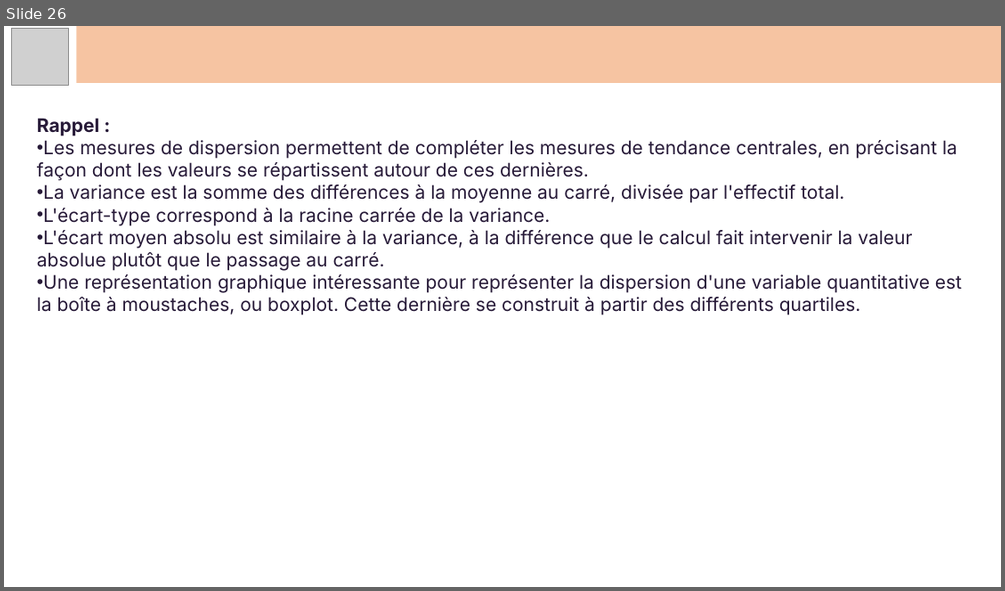
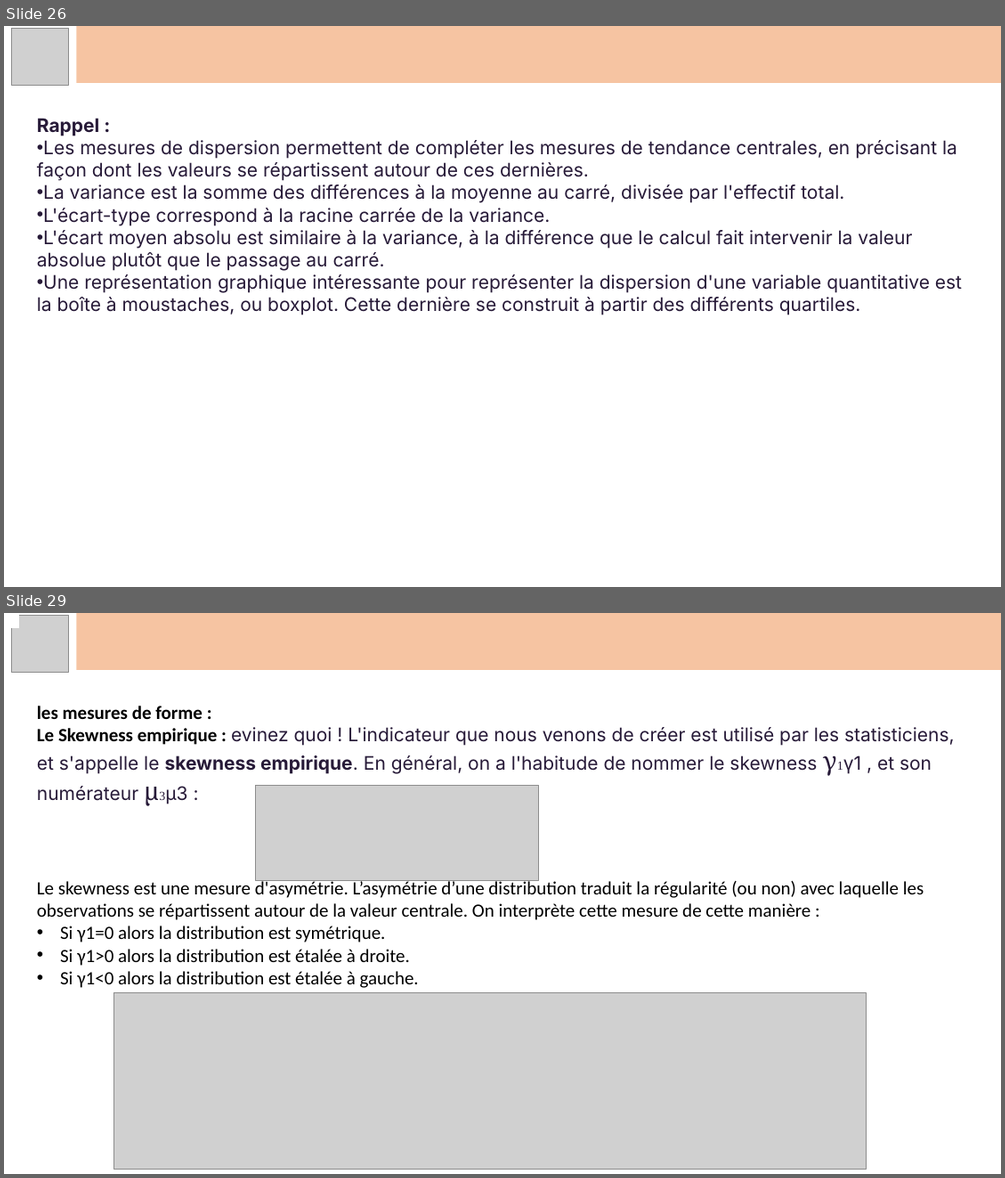
Before and after one commit to Koraiche/Artificial_Intelligence, a slide deck: Docs/Courses/Data Science/Data Analysis/Statistiques.pptx. Shown one above the other, each under a label of ours: slide 26 before the commit, slides 26 and 29 after it; the slides between them are not shown. The pictures are 1005x591 and 1005x1178 pixels, drawn with LibreOffice and Linux fonts; fonts in the diff are those of the drawing; grey boxes stand for pictures. Boxes give left, top, right and bottom in pixels: in the first picture for what was removed or moved away, otherwise in the second. Text is boxed around its words. In the diff, an @@ line names an element or a change of style, - is before the commit and + after.

```diff
--- a/Docs/Courses/Data Science/Data Analysis/Statistiques.pptx
+++ b/Docs/Courses/Data Science/Data Analysis/Statistiques.pptx
@@ slide 29 added at <box>4,613,1001,1174</box>, background #FFFFFF @@
@@ rectangle added at <box>4,613,19,628</box>, fill #FFFFFF @@
@@ picture added at <box>11,616,68,672</box> @@
@@ rectangle added at <box>77,613,1001,670</box>, fill #F4B183 at 75% opacity @@
@@ text added at <box>37,706,955,801</box>, 18 pt, text #271A38 @@
+les mesures de forme :
+Le Skewness empirique : evinez quoi ! L'indicateur que nous venons de créer est utilisé par les statisticiens, et s'appelle le skewness empirique. En général, on a l'habitude de nommer le skewness γ1γ1 , et son numérateur μ3μ3 :
@@ picture added at <box>255,786,539,881</box> @@
@@ text added at <box>37,878,923,988</box>, 18 pt, text #000000 @@
+Le skewness est une mesure d'asymétrie. L’asymétrie d’une distribution traduit la régularité (ou non) avec laquelle les observations se répartissent autour de la valeur centrale. On interprète cette mesure de cette manière :
+• Si γ1=0 alors la distribution est symétrique.
+• Si γ1>0 alors la distribution est étalée à droite.
+• Si γ1<0 alors la distribution est étalée à gauche.
@@ picture added at <box>114,992,866,1167</box> @@
```
Also in this commit, not shown: 19 other slides added, 23 other files.
